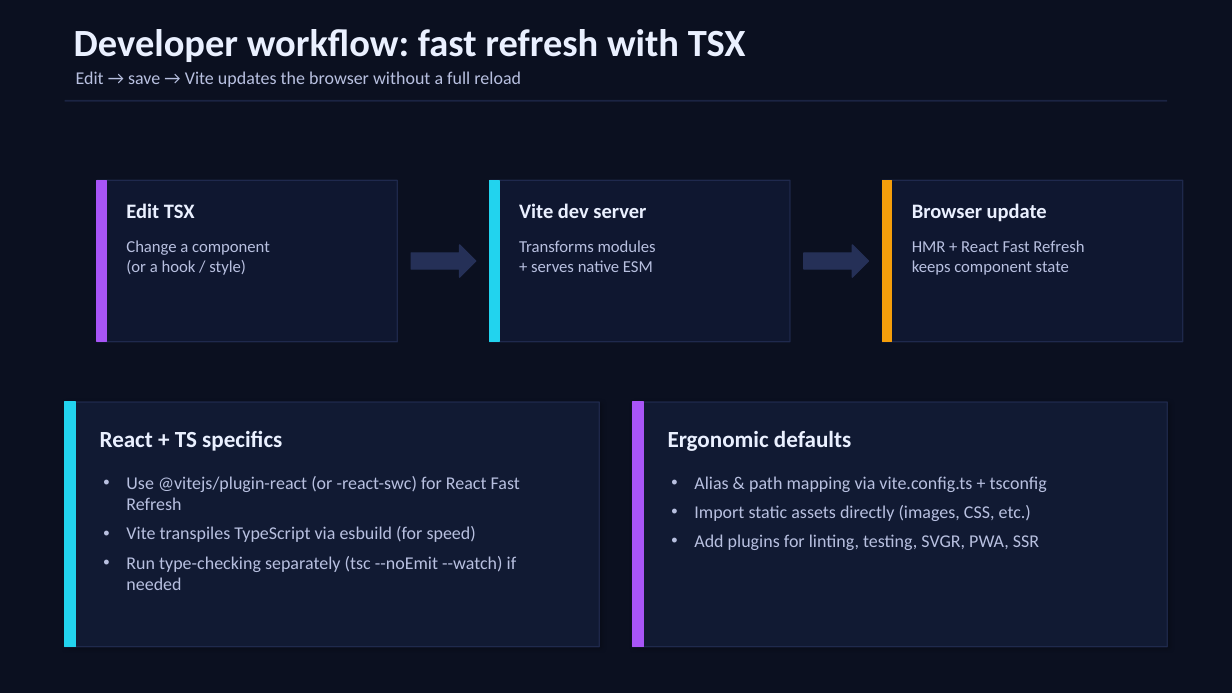
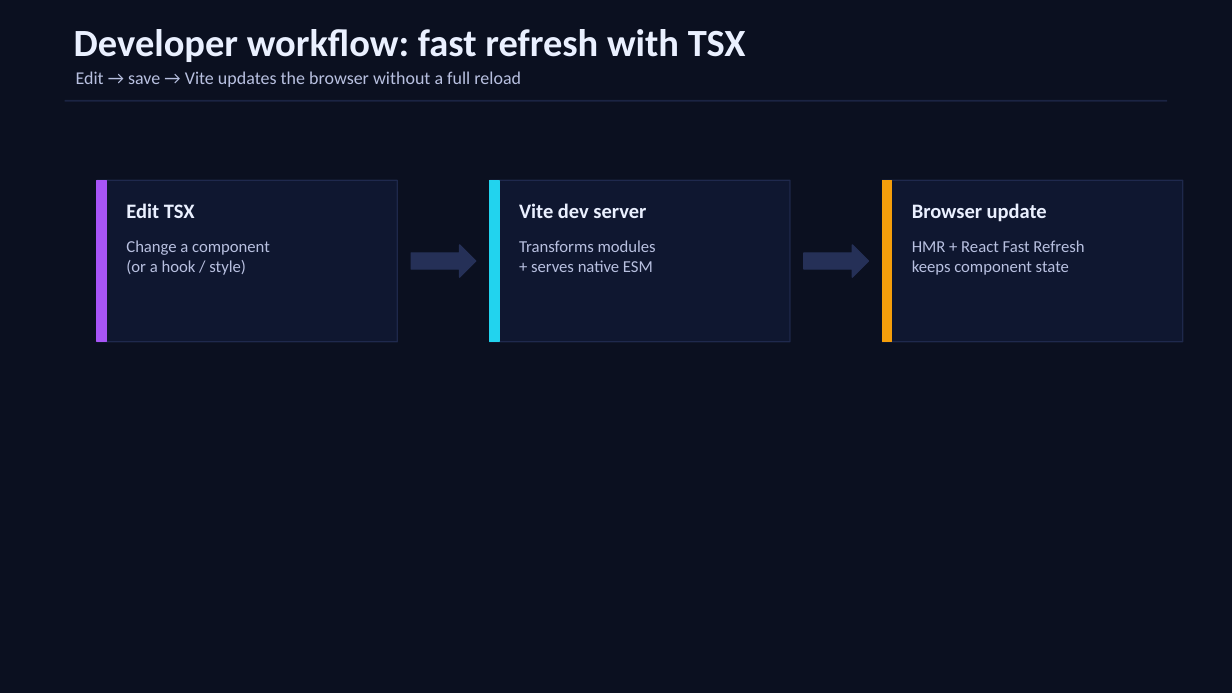
Before and after one commit to diarmuidoconnor/ewd-module-2025, a slide deck: slide 4 of topic04/talk-2/vite_react_ts_slides.pptx. Drawn at 1232x693 pixels with LibreOffice and Linux fonts; fonts in the diff are those of the drawing. Boxes give left, top, right and bottom in pixels: in the first picture for what was removed or moved away, otherwise in the second. Text is boxed around its words. In the diff, an @@ line names an element or a change of style, - is before the commit and + after.

```diff
--- a/topic04/talk-2/vite_react_ts_slides.pptx
+++ b/topic04/talk-2/vite_react_ts_slides.pptx
@@ rectangle removed at bbox=[65, 402, 600, 647] @@
@@ rectangle removed at bbox=[65, 402, 76, 647] @@
@@ rectangle removed at bbox=[633, 402, 1168, 647] @@
@@ rectangle removed at bbox=[633, 402, 644, 647] @@
@@ text removed at bbox=[100, 431, 282, 451] @@
-React + TS specifics
@@ text removed at bbox=[668, 430, 851, 451] @@
-Ergonomic defaults
@@ text removed at bbox=[126, 476, 520, 590] @@
-• Use @vitejs/plugin-react (or -react-swc) for React Fast Refresh
-• Vite transpiles TypeScript via esbuild (for speed)
-• Run type-checking separately (tsc --noEmit --watch) if needed
@@ text removed at bbox=[694, 476, 1047, 550] @@
-• Alias & path mapping via vite.config.ts + tsconfig
-• Import static assets directly (images, CSS, etc.)
-• Add plugins for linting, testing, SVGR, PWA, SSR
```
Also in this commit, not shown: 1 other slide changed, 31 other files.
